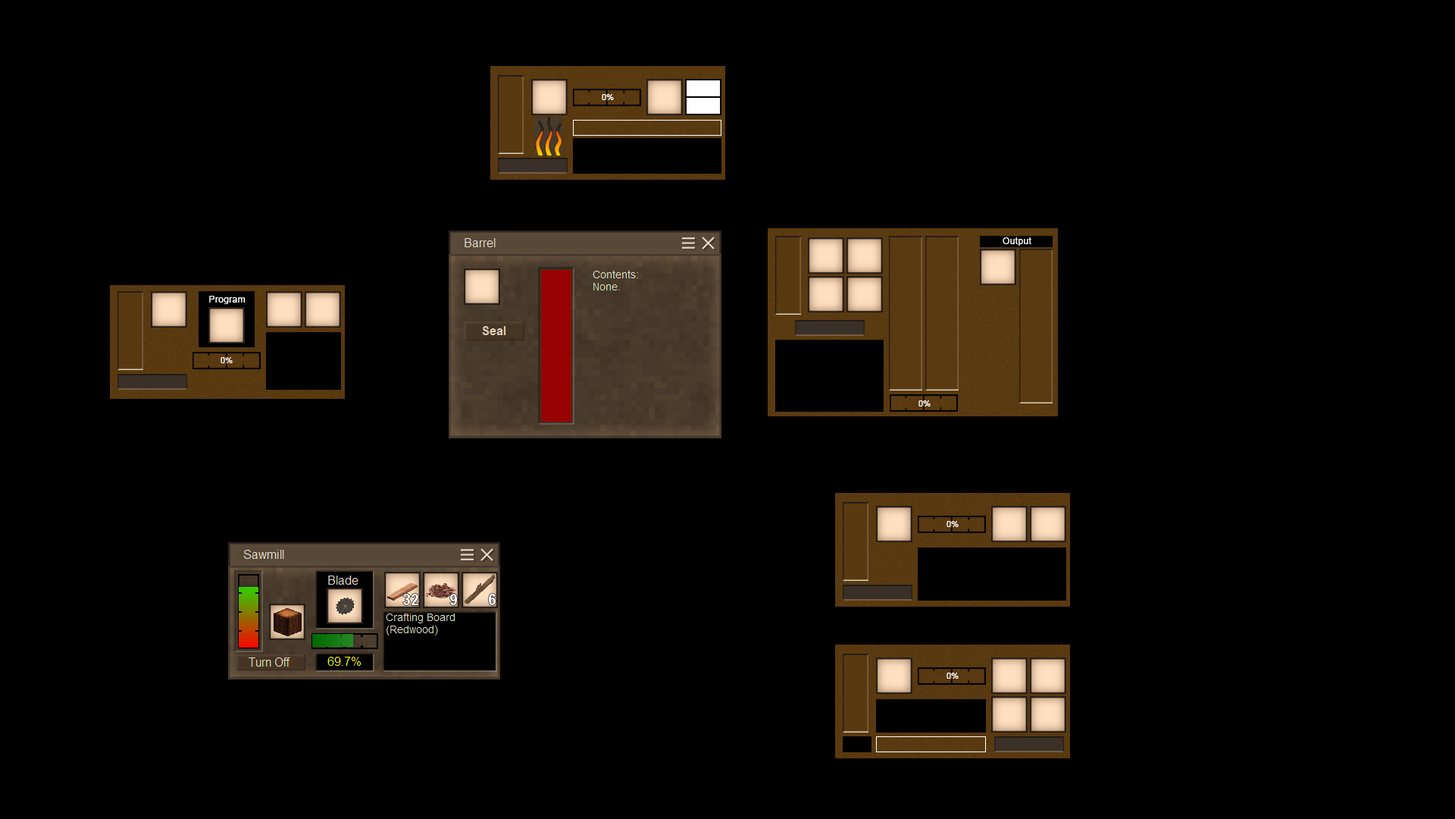
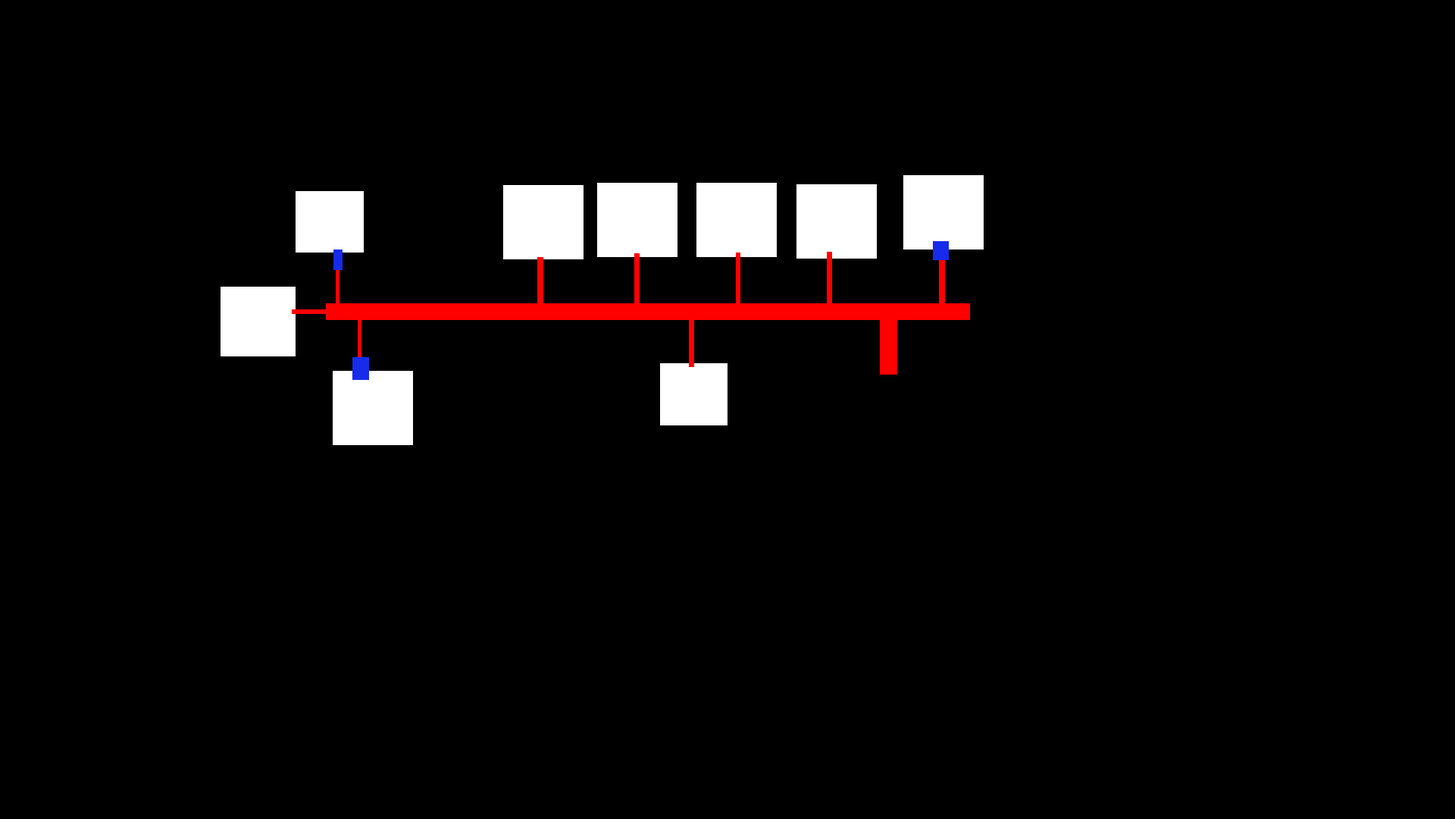
Two versions of the same layered image (1455px x 819px). Layer-by-layer changes:
hid group "MixerGUI" (16 layers) over [767, 228, 1059, 417]
hid "Layer 18" over [541, 269, 572, 422]
hid "BarrelGUI" over [448, 230, 722, 439]
added group "Sketchpad" with 1 layers above "Layer 13" over [220, 175, 984, 445]
added layer "Layer 20" in group "Sketchpad" over [220, 175, 984, 445]
hid "Layer 13" over [228, 541, 501, 680]
hid group "CNCGui" (15 layers) over [109, 228, 354, 399]
hid group "CrusherGUI" (14 layers) over [835, 644, 1071, 758]
hid group "ForgeGUI" (13 layers) over [490, 65, 726, 180]
hid group "LogSplitterGUI" (10 layers) over [835, 492, 1071, 607]
